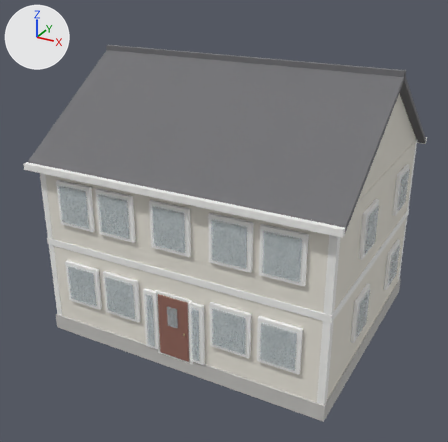
A saved change to the glTF model visualizer/models/house-colonial.glb.
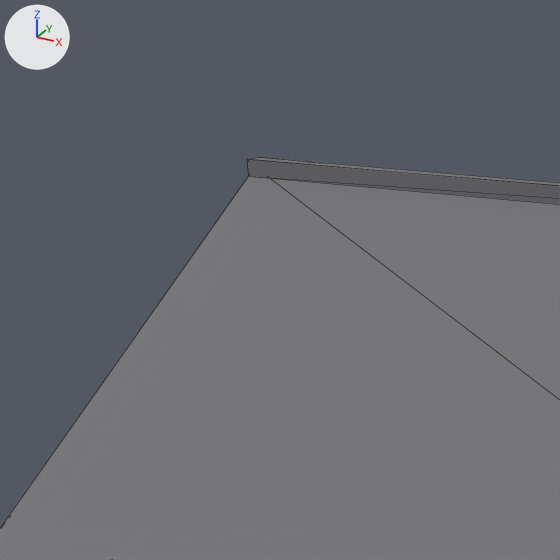
The first picture shows the older version from a 50 mm lens placed at (9.13, -17.58, 11.71), pointed at (-0.11, -0.78, 3.31). The close-ups show the older and then the newer version on the part from 8% to 43% of the width and 0% to 36% of the height of that picture. Only the edits that show in the close-ups are written down. Every picture has the same lights, and +X, +Y and +Z are marked at upper left. The close-ups show mesh edges as thin lines. Where no turn or scale is listed for an object, it has been applied to the vertices.

In view in the first close-up: 'Roof_Ridge', 'Roof_Slope_A'.
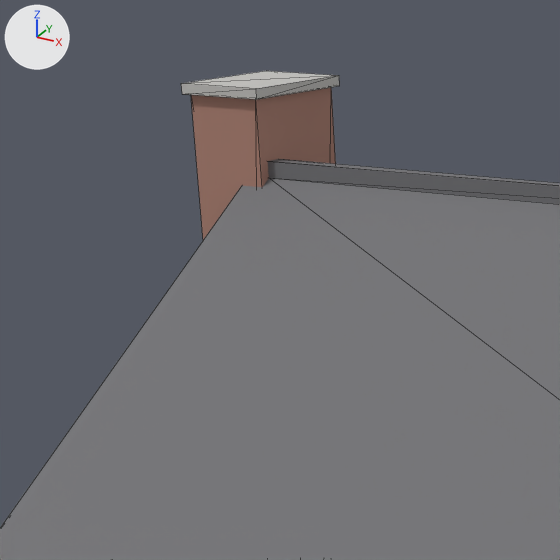
Where the newer file only moved an object's origin or applied its transform, the numbers keep the older frame.

What differs and where, as boxes (x1, y1, x2, y2) in the close-ups (560 x 560 px):
'Chimney', added (beige): after (191, 87, 336, 240)
'Chimney_Cap', added: after (181, 71, 340, 99)

What changed in the scene script:
```text
Add mat_mat_chimney:
    mat_mat_chimney = principled_material('MAT_Chimney')
    mat_mat_chimney.base_color = (0.42, 0.22, 0.17)  # beige #ad8173
    mat_mat_chimney.roughness = 0.9
Add me_chimney_cap:
    me_chimney_cap.from_pydata(...)  # a box spanning x -0.46..0.46, y -0.66..0.66, z -0.05..0.05
    me_chimney_cap.materials.append(mat_mat_foundation)  # light grey #c4c2bf
Add me_chimney:
    me_chimney.from_pydata(...)  # a box spanning x -0.4..0.4, y -0.6..0.6, z -4.72..4.72
    me_chimney.materials.append(mat_mat_chimney)  # beige #ad8173
Add ob_chimney_cap:
    ob_chimney_cap = bpy.data.objects.new('Chimney_Cap', me_chimney_cap)
    ob_chimney_cap.location = (-5.3, 0.4, 9.28)
Add ob_chimney:
    ob_chimney = bpy.data.objects.new('Chimney', me_chimney)
    ob_chimney.location = (-5.3, 0.4, 4.52)
```
